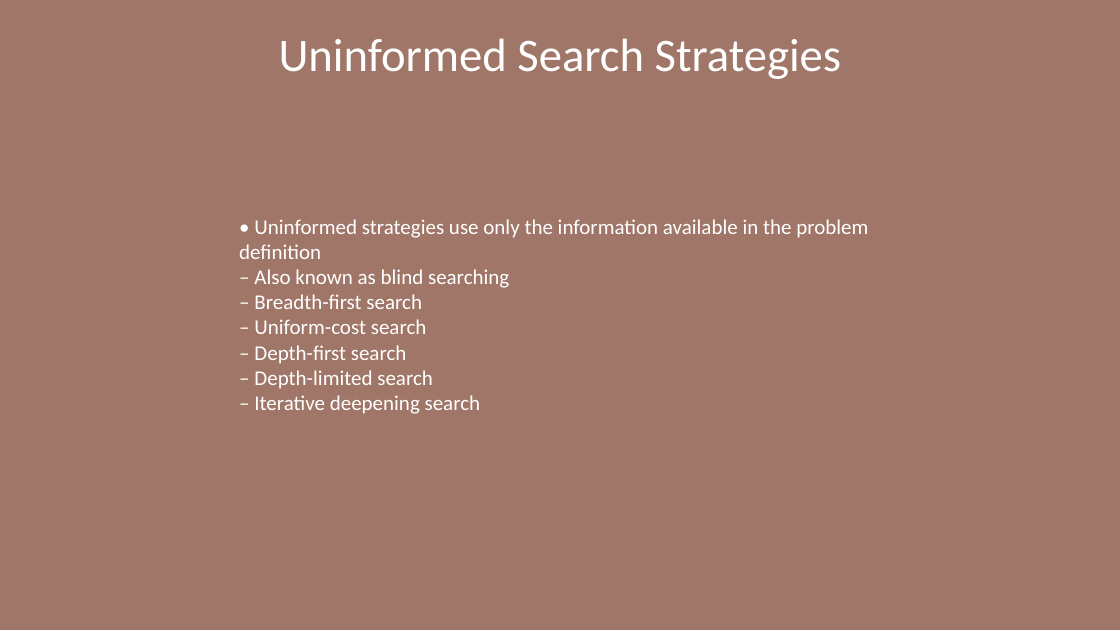
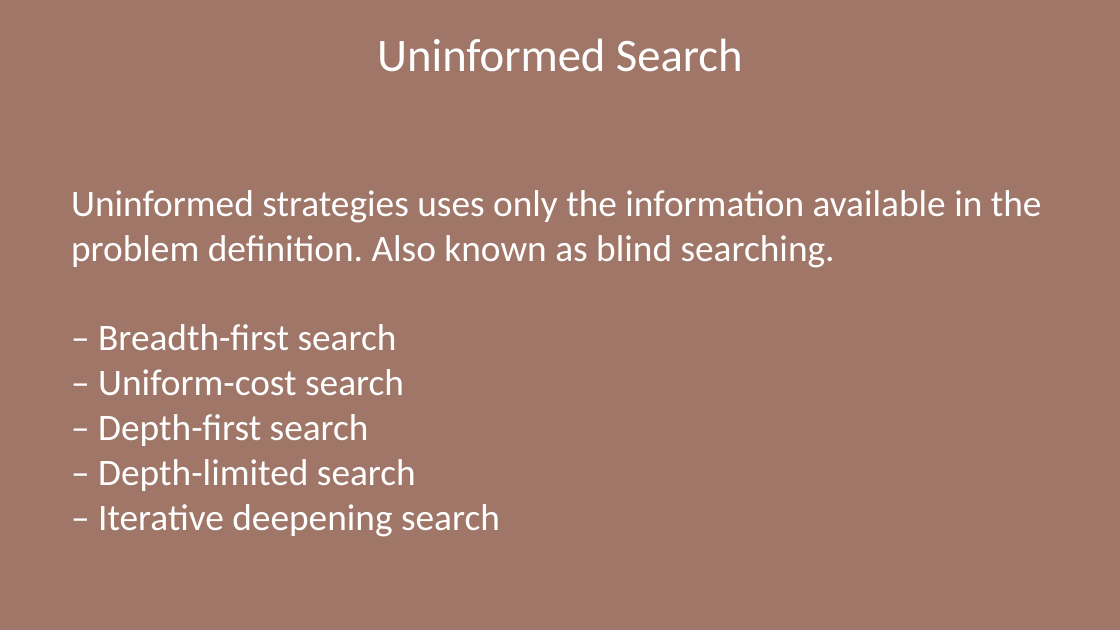
Before and after one commit to gregblast-bot/Csharp-AI-Training-Program, a slide deck: slide 11 of Slides/Artificial_Intelligence_Module1.pptx (slide 8 before the commit). Drawn at 1120x630 pixels with LibreOffice and Linux fonts; fonts in the diff are those of the drawing. Boxes give left, top, right and bottom in pixels: in the first picture for what was removed or moved away, otherwise in the second. Text is boxed around its words. In the diff, an @@ line names an element or a change of style, - is before the commit and + after.

```diff
--- a/Slides/Artificial_Intelligence_Module1.pptx
+++ b/Slides/Artificial_Intelligence_Module1.pptx
@@ text at (x1=377, y1=38, x2=743, y2=72): text changed @@
-Uninformed Search Strategies
+Uninformed Search
@@ text "Uninformed strategies uses only the ..." moved from (x1=239, y1=219, x2=868, y2=414) to (x1=71, y1=190, x2=1042, y2=537) @@
@@ text at (x1=71, y1=190, x2=1042, y2=268): text changed; size 18 to 32 pt @@
-• Uninformed strategies use only the information available in the problem definition
-– Also known as blind searching
+Uninformed strategies uses only the information available in the problem definition. Also known as blind searching.
@@ text at (x1=98, y1=324, x2=500, y2=537): size 18 to 32 pt in "– Breadth-first search", "– Uniform-cost search", "– Depth-first search", "– Depth-limited search" and 1 more places @@
```
Also in this commit, not shown: 8 other slides changed, 4 slides added, 2 slides removed, 2 other files.
